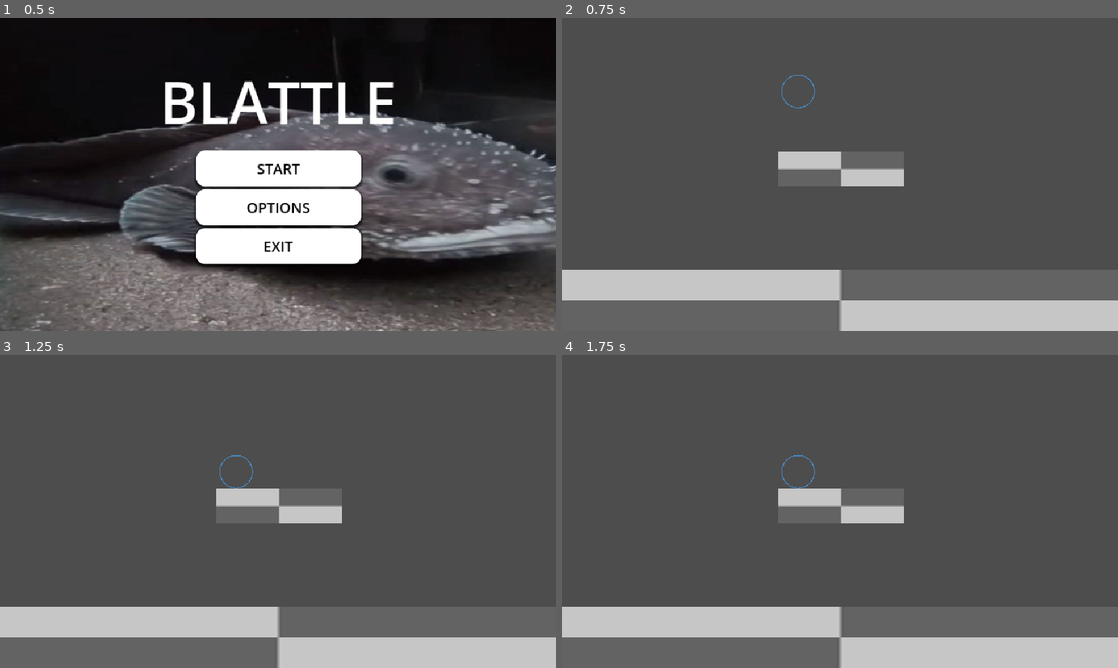
Above: before the commit, frames 1-4 (two rows, left to right).
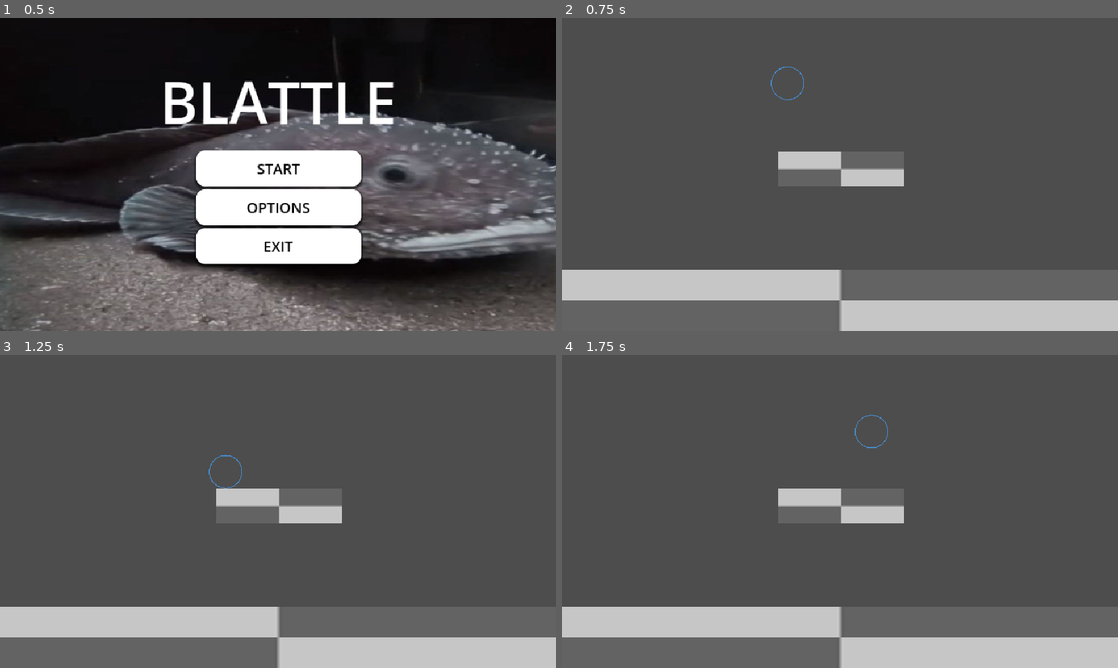
Above: after the commit, the same moments.

Repository: piperinnshall/Blattle
Game: Godot game, scene res://piper/scenes/menu/main_menu.tscn
The game is run twice, just before and just after one commit, with the same random seed, the same clock (stepped at 60 frames per second) and the same inputs. The project has no main scene, so this scene is started directly.
Inputs (mouse positions are in pixels of both pictures, inside the frame that each line leads up to):
- Up to frame 1 (0.5 s): no input
- Up to frame 2 (0.75 s): click "START" at 0.5 s
- Up to frame 3 (1.25 s): no input
- Up to frame 4 (1.75 s): tap Enter (ui_accept) at 1.25 s; move the mouse to (962, 495) at 1.27 s; hold D (right) from 1.28 s (still down); click (962, 495) at 1.35 s; tap W (jump, bound only before the commit) at 1.52 s; tap Shift (dodge, bound only before the commit) at 1.55 s

Frame 1 is identical in both runs. In frame 2, 0.1% of the frame differs, in the area x 37-46%, y 15-29%; in frame 3, 0.1%, in the area x 37-46%, y 31-43%; in frame 4, 0.1%.

Commit message:
chore: Begin attacking

Diff:
--- /dev/null
+++ b/piper/resources/character/behaviours/attack.tres
@@ -0,0 +1,12 @@
+[gd_resource type="Resource" script_class="Attack" load_steps=4 format=3 uid="uid://dcm6net50w2ek"]
+
+[ext_resource type="Script" uid="uid://betsb8m2csdk4" path="res://piper/scripts/character/behaviours/attack.gd" id="1_jrocd"]
+[ext_resource type="PackedScene" uid="uid://cmrfk13i7tg22" path="res://piper/scenes/character/attacks/heavy_attack.tscn" id="1_tfgup"]
+[ext_resource type="PackedScene" uid="uid://csibry5bact0d" path="res://piper/scenes/character/attacks/light_attack.tscn" id="2_h2htg"]
+
+[resource]
+script = ExtResource("1_jrocd")
+light_attack_scene = ExtResource("2_h2htg")
+heavy_attack_scene = ExtResource("1_tfgup")
+light_startup_frames = 3
+heavy_startup_frames = 10
--- a/piper/resources/character/behaviours/jump.tres
+++ b/piper/resources/character/behaviours/jump.tres
@@ -6,5 +6,4 @@
 script = ExtResource("1_f2tmm")
 jump_force = 400.0
 max_jumps = 2
-jump_buffer_time = 0.1
 coyote_time = 0.1
--- a/piper/scenes/character/attacks/attack.tscn
+++ b/piper/scenes/character/attacks/attacks.tscn
@@ -1,15 +1,15 @@
 [gd_scene load_steps=5 format=3 uid="uid://dgk3vbtcbvnpk"]
 
-[ext_resource type="Script" uid="uid://bp4g4fx202u5c" path="res://piper/scripts/character/attacks/attack.gd" id="1_kk81w"]
-[ext_resource type="Texture2D" uid="uid://bk741as5vg4kg" path="res://piper/resources/character/Circle.png" id="2_irm6l"]
+[ext_resource type="Script" uid="uid://bp4g4fx202u5c" path="res://piper/scripts/character/attacks/attacks.gd" id="1_cwila"]
+[ext_resource type="Texture2D" uid="uid://bk741as5vg4kg" path="res://piper/resources/character/Circle.png" id="2_ueid3"]
 
 [sub_resource type="CircleShape2D" id="CircleShape2D_ipbt4"]
 
 [sub_resource type="CanvasItemMaterial" id="CanvasItemMaterial_irm6l"]
 blend_mode = 2
 
-[node name="Attack" type="Area2D"]
-script = ExtResource("1_kk81w")
+[node name="Attacks" type="Area2D"]
+script = ExtResource("1_cwila")
 
 [node name="HitBoxShape" type="CollisionShape2D" parent="."]
 shape = SubResource("CircleShape2D_ipbt4")
--- a/piper/scenes/character/attacks/heavy_attack.tscn
+++ b/piper/scenes/character/attacks/heavy_attack.tscn
@@ -1,6 +1,6 @@
 [gd_scene load_steps=3 format=3 uid="uid://cmrfk13i7tg22"]
 
-[ext_resource type="PackedScene" uid="uid://dgk3vbtcbvnpk" path="res://piper/scenes/character/attacks/attack.tscn" id="1_gd58r"]
+[ext_resource type="PackedScene" uid="uid://dgk3vbtcbvnpk" path="res://piper/scenes/character/attacks/attacks.tscn" id="1_gd58r"]
 [ext_resource type="Script" uid="uid://dgygrh7qlmetr" path="res://piper/scripts/character/attacks/heavy_attack.gd" id="2_kou8c"]
 
 [node name="Attack" instance=ExtResource("1_gd58r")]
--- a/piper/scenes/character/attacks/light_attack.tscn
+++ b/piper/scenes/character/attacks/light_attack.tscn
@@ -1,6 +1,6 @@
 [gd_scene load_steps=3 format=3 uid="uid://csibry5bact0d"]
 
-[ext_resource type="PackedScene" uid="uid://dgk3vbtcbvnpk" path="res://piper/scenes/character/attacks/attack.tscn" id="1_50jny"]
+[ext_resource type="PackedScene" uid="uid://dgk3vbtcbvnpk" path="res://piper/scenes/character/attacks/attacks.tscn" id="1_50jny"]
 [ext_resource type="Script" uid="uid://cgsrbrur7pol3" path="res://piper/scripts/character/attacks/light_attack.gd" id="2_uyq8f"]
 
 [node name="LightAttack" instance=ExtResource("1_50jny")]
--- a/piper/scenes/character/character.tscn
+++ b/piper/scenes/character/character.tscn
@@ -1,9 +1,10 @@
-[gd_scene load_steps=6 format=3 uid="uid://0lntb6nkv1we"]
+[gd_scene load_steps=7 format=3 uid="uid://0lntb6nkv1we"]
 
 [ext_resource type="Script" uid="uid://qbayfdl1adfg" path="res://piper/scripts/character/character.gd" id="1_mr1wk"]
 [ext_resource type="Resource" uid="uid://duumhtwfouekx" path="res://piper/resources/character/behaviours/dash.tres" id="2_eyt33"]
 [ext_resource type="Resource" uid="uid://c8ph2p2ca36gl" path="res://piper/resources/character/behaviours/jump.tres" id="2_yt6il"]
 [ext_resource type="Texture2D" uid="uid://bk741as5vg4kg" path="res://piper/resources/character/Circle.png" id="3_ufsf1"]
+[ext_resource type="Resource" uid="uid://dcm6net50w2ek" path="res://piper/resources/character/behaviours/attack.tres" id="4_20n1m"]
 
 [sub_resource type="CircleShape2D" id="CircleShape2D_enxlx"]
 radius = 29.0172
@@ -12,6 +13,7 @@
 script = ExtResource("1_mr1wk")
 jump = ExtResource("2_yt6il")
 dash = ExtResource("2_eyt33")
+attack = ExtResource("4_20n1m")
 
 [node name="HurtboxShape" type="CollisionShape2D" parent="."]
 shape = SubResource("CircleShape2D_enxlx")
--- a/piper/scenes/character/player.tscn
+++ b/piper/scenes/character/player.tscn
@@ -3,5 +3,11 @@
 [ext_resource type="PackedScene" uid="uid://0lntb6nkv1we" path="res://piper/scenes/character/character.tscn" id="1_4flbx"]
 [ext_resource type="Script" uid="uid://csyw5pl8a0itb" path="res://piper/scripts/character/player.gd" id="1_ri3t2"]
 
-[node name="Character" instance=ExtResource("1_4flbx")]
+[node name="Player" instance=ExtResource("1_4flbx")]
 script = ExtResource("1_ri3t2")
+input_left = "left"
+input_right = "right"
+input_jump = "up"
+input_dash = "dash"
+input_light = "ui_up"
+input_heavy = "heavy"
--- a/piper/scenes/level/level.tscn
+++ b/piper/scenes/level/level.tscn
@@ -29,5 +29,5 @@
 [node name="CollisionPolygon2D" type="CollisionPolygon2D" parent="LevelBody"]
 polygon = PackedVector2Array(-30, 0, -30, 540, 990, 540, 990, 0, 960, 0, 960, 434, 0, 434, 0, 0)
 
-[node name="Character" parent="." instance=ExtResource("2_urkm7")]
-position = Vector2(407, 114)
+[node name="Player" parent="." instance=ExtResource("2_urkm7")]
+position = Vector2(389, 100)
--- a/piper/scripts/character/attacks/attack.gd
+++ b/piper/scripts/character/attacks/attacks.gd
@@ -1,5 +1,5 @@
 extends Area2D
-class_name Attack
+class_name Attacks
 
 @export var damage: int = 1
 
--- a/piper/scripts/character/attacks/heavy_attack.gd
+++ b/piper/scripts/character/attacks/heavy_attack.gd
@@ -1 +1 @@
-extends Attack
+extends Attacks
--- a/piper/scripts/character/attacks/light_attack.gd
+++ b/piper/scripts/character/attacks/light_attack.gd
@@ -1 +1 @@
-extends Attack
+extends Attacks
--- /dev/null
+++ b/piper/scripts/character/behaviours/attack.gd
@@ -0,0 +1,79 @@
+extends Resource
+class_name Attack
+
+enum AttackType {
+	NONE,
+	LIGHT,
+	HEAVY
+}
+
+@export var light_attack_scene: PackedScene
+@export var heavy_attack_scene: PackedScene
+@export var light_startup_frames: int = 3
+@export var heavy_startup_frames: int = 10
+
+var _queued_attack: AttackType = AttackType.NONE
+var _is_attacking := false
+var _frame_counter := 0
+
+func perform(character):
+	if _is_attacking:
+		return
+
+	if character._get_light_input():
+		_queued_attack = AttackType.LIGHT
+	elif character._get_heavy_input():
+		_queued_attack = AttackType.HEAVY
+	else:
+		_queued_attack = AttackType.NONE
+
+	if _queued_attack == AttackType.NONE:
+		return
+
+	_is_attacking = true
+	_frame_counter = 0
+
+func update(character, _delta):
+	if not _is_attacking:
+		return
+
+	_frame_counter += 1
+
+	var startup_frames = 0
+	match _queued_attack:
+		AttackType.LIGHT:
+			startup_frames = light_startup_frames
+		AttackType.HEAVY:
+			startup_frames = heavy_startup_frames
+		_: startup_frames = 0
+	if _frame_counter == startup_frames:
+		_spawn_hitbox(character, _queued_attack)
+	if _frame_counter > startup_frames + 5:
+		_is_attacking = false
+		_queued_attack = AttackType.NONE
+
+func _spawn_hitbox(character, attack_type: AttackType):
+	var scene = null
+	match attack_type:
+		AttackType.LIGHT:
+			scene = light_attack_scene
+		AttackType.HEAVY:
+			scene = heavy_attack_scene
+		_:
+			return
+
+	if scene == null:
+		return
+
+	var hitbox = scene.instantiate()
+
+	var dir = character._get_movement_input()
+	if dir < 0:
+		hitbox.position = character.position + Vector2(-16, 0)
+		hitbox.scale.x = -1
+	elif dir > 0:
+		hitbox.position = character.position + Vector2(16, 0)
+		hitbox.scale.x = 1
+	else:
+		hitbox.position = character.position + Vector2(0, -16)
+	character.get_parent().add_child(hitbox)
--- a/piper/scripts/character/behaviours/jump.gd
+++ b/piper/scripts/character/behaviours/jump.gd
@@ -10,18 +10,16 @@
 
 func perform(character):
 	if _jumps_left > 0 or _coyote_timer > 0.0:
-		return
-
-	character.velocity.y = -jump_force
-	if _coyote_timer > 0.0:
-		_jumps_left = max_jumps - 1
-	else:
-		_jumps_left -= 1
-	_coyote_timer = 0.0
+		character.velocity.y = -jump_force
+		if _coyote_timer > 0.0:
+			_jumps_left = max_jumps - 1
+		else:
+			_jumps_left -= 1
+		_coyote_timer = 0.0
 
 func update(character, delta):
 	if character.is_on_floor():
 		_jumps_left = max_jumps
 		_coyote_timer = coyote_time
-	elif _coyote_timer > 0.0:
+	else:
 		_coyote_timer = max(_coyote_timer - delta, 0.0)
--- a/piper/scripts/character/character.gd
+++ b/piper/scripts/character/character.gd
@@ -6,6 +6,7 @@
 @export_group("Behaviours")
 @export var jump: Jump
 @export var dash: Dash
+@export var attack: Attack
 
 @export_group("Movement")
 @export var speed: float = 200.0
@@ -25,6 +26,8 @@
 	_handle_movement(delta)
 	_handle_behaviour(delta, jump, "jump", _get_jump_input())
 	_handle_behaviour(delta, dash, "dash", _get_dash_input())
+	_handle_behaviour(delta, attack, "attack", _get_light_input())
+
 	_update_input_buffer(delta)
 
 	move_and_slide()
@@ -34,8 +37,8 @@
 func _get_movement_input() -> float:  return 0
 func _get_jump_input() -> bool:  return false
 func _get_dash_input() -> bool: return false
-func _get_light_attack_input() -> bool: return false
-func _get_heavy_attack_input() -> bool: return false
+func _get_light_input() -> bool: return false
+func _get_heavy_input() -> bool: return false
 
 # --- Attack ---
 
@@ -59,14 +62,14 @@
 func _handle_behaviour(delta, behaviour, behaviour_str, input):
 	behaviour.update(self, delta)
 	if input:
-		_buffer_input(behaviour_str, behaviour)
+		_buffer_input(behaviour_str)
 	if _input_buffer.has(behaviour_str):
 		behaviour.perform(self)
-		_input_buffer.erase(name)
+		_input_buffer.erase(behaviour_str)
 
 # --- Input Buffer ---
 
-func _buffer_input(action: String, behaviour):
+func _buffer_input(action: String):
 	_input_buffer[action] = buffer_time
 
 func _update_input_buffer(delta: float):
--- a/piper/scripts/character/player.gd
+++ b/piper/scripts/character/player.gd
@@ -1,10 +1,12 @@
 extends Character
 
 @export_group("Input")
-@export var input_left: String = "ui_left"
-@export var input_right: String = "ui_right"
-@export var input_jump: String = "ui_up"
-@export var input_dash: String = "ui_accept"
+@export var input_left: String = "left"
+@export var input_right: String = "right"
+@export var input_jump: String = "up"
+@export var input_dash: String = "dash"
+@export var input_light: String = "ui_up"
+@export var input_heavy: String = "heavy"
 
 func _get_movement_input() -> float:
 	return Input.get_axis(input_left, input_right)
@@ -14,3 +16,9 @@
 
 func _get_dash_input() -> bool:
 	return Input.is_action_just_pressed(input_dash)
+
+func _get_light_input() -> bool:
+	return Input.is_action_just_pressed(input_light)
+
+func _get_heavy_input() -> bool:
+	return Input.is_action_just_pressed(input_heavy)
--- a/project.godot
+++ b/project.godot
@@ -25,7 +25,7 @@
 
 [input]
 
-jump={
+up={
 "deadzone": 0.2,
 "events": [Object(InputEventKey,"resource_local_to_scene":false,"resource_name":"","device":-1,"window_id":0,"alt_press …(192 unchanged characters)…
 ]
@@ -40,18 +40,18 @@
 "events": [Object(InputEventKey,"resource_local_to_scene":false,"resource_name":"","device":-1,"window_id":0,"alt_press …(192 unchanged characters)…
 ]
 }
-dodge={
+dash={
 "deadzone": 0.2,
 "events": [Object(InputEventKey,"resource_local_to_scene":false,"resource_name":"","device":-1,"window_id":0,"alt_press …(195 unchanged characters)…
 ]
 }
-attack={
+light={
 "deadzone": 0.2,
-"events": [Object(InputEventMouseButton,"resource_local_to_scene":false,"resource_name":"","device":-1,"window_id":0,"alt_pressed":false,"shift_pressed":false,"ctrl_pressed":false,"meta_pressed":false,"button_mask":0,"position":Vector2(0, 0),"global_position":Vector2(0, 0),"factor":1.0,"button_index":1,"canceled":false,"pressed":false,"double_click":false,"script":null)
+"events": [Object(InputEventKey,"resource_local_to_scene":false,"resource_name":"","device":-1,"window_id":0,"alt_pressed":false,"shift_pressed":false,"ctrl_pressed":false,"meta_pressed":false,"pressed":false,"keycode":0,"physical_keycode":81,"key_label":0,"unicode":113,"location":0,"echo":false,"script":null)
 ]
 }
-down={
+heavy={
 "deadzone": 0.2,
-"events": [Object(InputEventKey,"resource_local_to_scene":fa …(140 unchanged characters)… d":false,"keycode":0,"physical_keycode":83,"key_label":0,"unicode":115,"location":0,"echo":false,"script":null)
+"events": [Object(InputEventKey,"resource_local_to_scene":fa …(140 unchanged characters)… d":false,"keycode":0,"physical_keycode":69,"key_label":0,"unicode":101,"location":0,"echo":false,"script":null)
 ]
 }
Not shown: 1 places in piper/scenes/character/attacks/attacks.tscn that only renumber resources
Renamed: piper/scripts/character/attacks/attack.gd.uid -> piper/scripts/character/attacks/attacks.gd.uid
Not shown, added: piper/scripts/character/behaviours/attack.gd.uid
